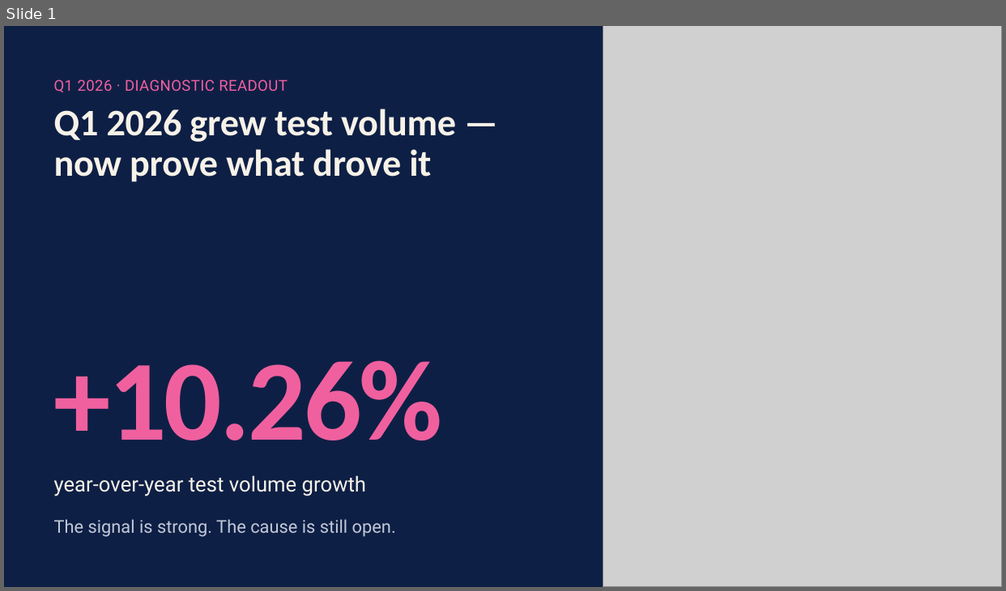
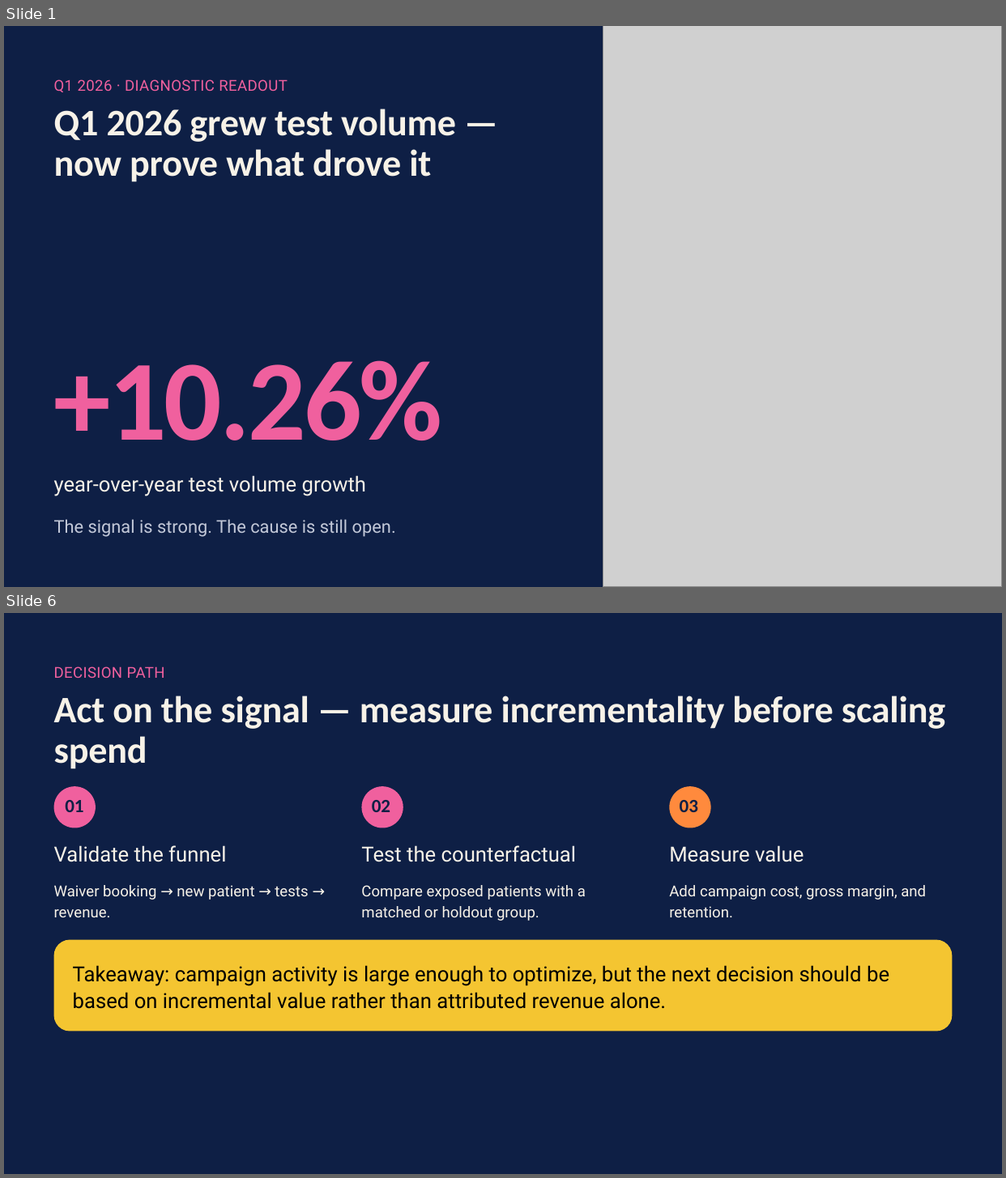
Before and after one commit to harshalpatil-IITGN/c2-build1-brief-a-group-2, a slide deck: brief_e/1026percent.pptx. Shown one above the other, each under a label of ours: slide 1 before the commit, slides 1 and 6 after it; the slides between them are not shown. The pictures are 1006x591 and 1006x1178 pixels, drawn with LibreOffice and Linux fonts; fonts in the diff are those of the drawing; grey boxes stand for pictures; background and template pictures are left out. Boxes give left, top, right and bottom in pixels: in the first picture for what was removed or moved away, otherwise in the second. Text is boxed around its words. In the diff, an @@ line names an element or a change of style, - is before the commit and + after.

```diff
--- a/brief_e/1026percent.pptx
+++ b/brief_e/1026percent.pptx
@@ slide 6 added at [4, 613, 1002, 1174], background #0E1F45 @@
@@ text added at [54, 666, 165, 678], 14.5 pt, text #F0609E @@
+DECISION PATH
@@ text added at [54, 696, 945, 769], 36 pt, text #F7F2E8, bold @@
+Act on the signal — measure incrementality before scaling spend
@@ ellipse added at [54, 786, 96, 828], fill #F0609E @@
@@ text added at [65, 800, 83, 812], 18 pt, text #0E1F45, bold @@
+01
@@ ellipse added at [362, 786, 404, 828], fill #F0609E @@
@@ text added at [372, 800, 390, 812], 18 pt, text #0E1F45, bold @@
+02
@@ ellipse added at [670, 786, 711, 828], fill #FF8A3D @@
@@ text added at [680, 800, 698, 812], 18 pt, text #0E1F45, bold @@
+03
@@ text added at [54, 845, 226, 862], 20 pt, text #F7F2E8 @@
+Validate the funnel
@@ text added at [361, 845, 577, 862], 20 pt, text #F7F2E8 @@
+Test the counterfactual
@@ text added at [669, 845, 803, 862], 20 pt, text #F7F2E8 @@
+Measure value
@@ text added at [54, 885, 308, 918], 14.5 pt, text #F7F2E8 @@
+Waiver booking → new patient → tests → revenue.
@@ text added at [361, 885, 586, 921], 14.5 pt, text #F7F2E8 @@
+Compare exposed patients with a matched or holdout group.
@@ text added at [669, 885, 926, 918], 14.5 pt, text #F7F2E8 @@
+Add campaign cost, gross margin, and retention.
@@ rounded rectangle added at [54, 940, 953, 1032], fill #F4C531 @@
@@ text added at [73, 965, 889, 1009], 20 pt, text #000000 @@
+Takeaway: campaign activity is large enough to optimize, but the next decision should be based on incremental value rather than attributed revenue alone.
```
Also in this commit, not shown: 4 other slides added.
